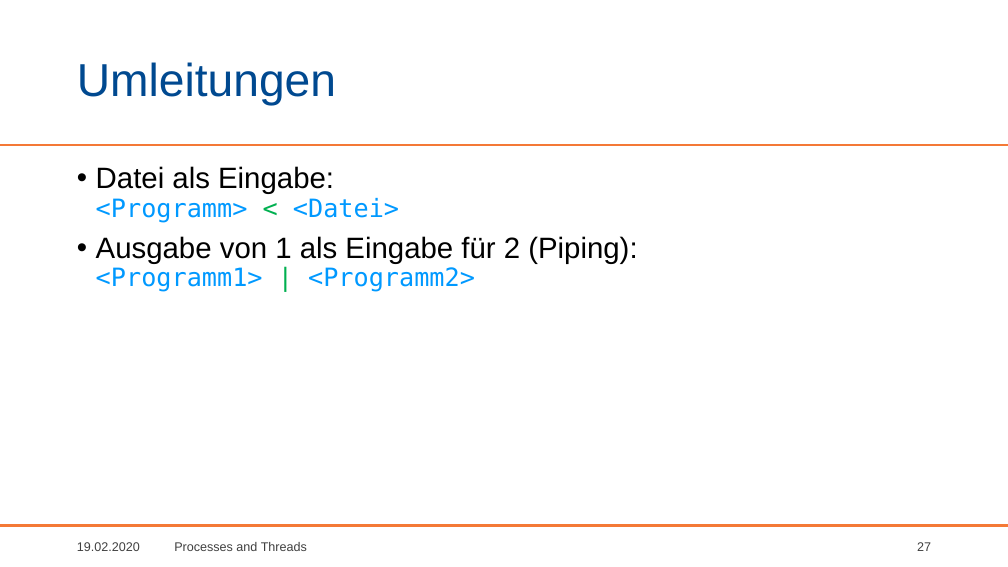
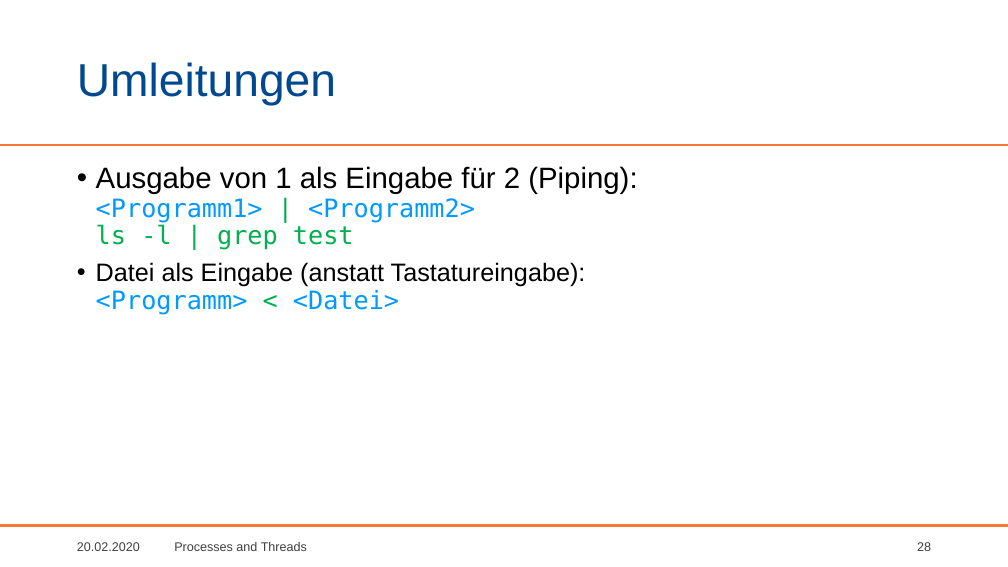
Before and after one commit to BogyMitutoyoCTL/AI-Preparation, a slide deck: slide 28 of presentation/Bash.pptx (slide 27 before the commit). Drawn at 1008x567 pixels with LibreOffice and Linux fonts; fonts in the diff are those of the drawing; background and template pictures are left out. Boxes give left, top, right and bottom in pixels: in the first picture for what was removed or moved away, otherwise in the second. Text is boxed around its words. In the diff, an @@ line names an element or a change of style, - is before the commit and + after.

```diff
--- a/presentation/Bash.pptx
+++ b/presentation/Bash.pptx
@@ text at bbox=[96, 166, 637, 315]: text changed; size 28 to 24 pt @@
-• Datei als Eingabe:
-  <Programm> < <Datei>
-• Ausgabe von 1 als Eingabe für 2 (Piping):
-  <Programm1> | <Programm2>
+• Ausgabe von 1 als Eingabe für 2 (Piping):
+  <Programm1> | <Programm2>
+  ls -l | grep test
+• Datei als Eingabe (anstatt Tastatureingabe):
+  <Programm> < <Datei>
@@ text at bbox=[77, 542, 140, 551]: text changed @@
-19.02.2020
+20.02.2020
@@ page number at bbox=[917, 542, 931, 551]: text changed @@
-27
+28
```
Also in this commit, not shown: 34 other slides changed, 1 slide added, 1 slide removed.
